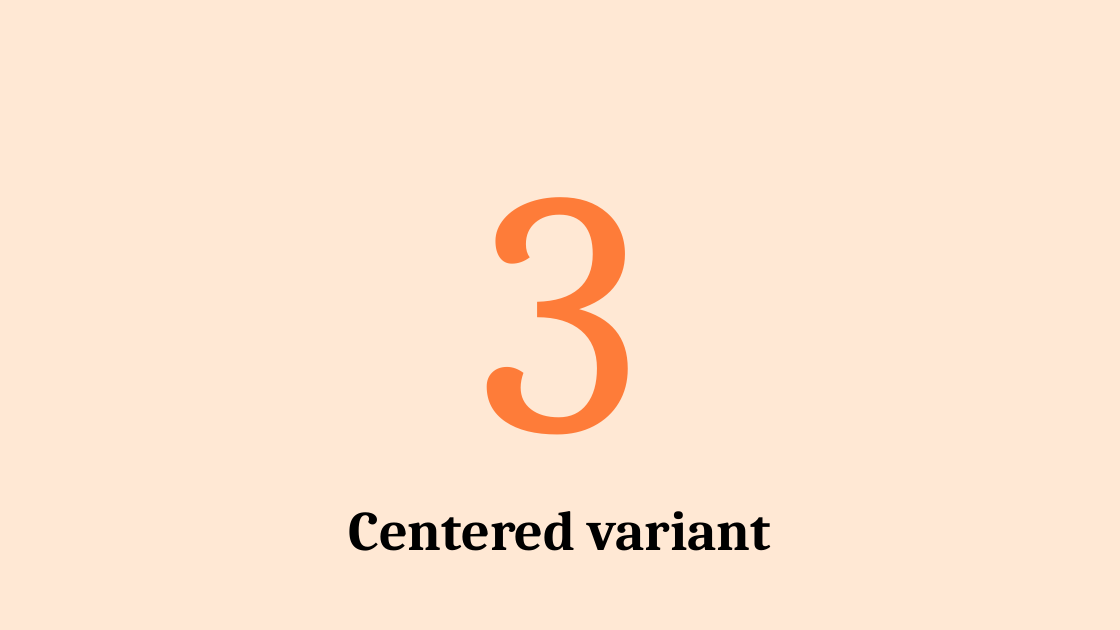
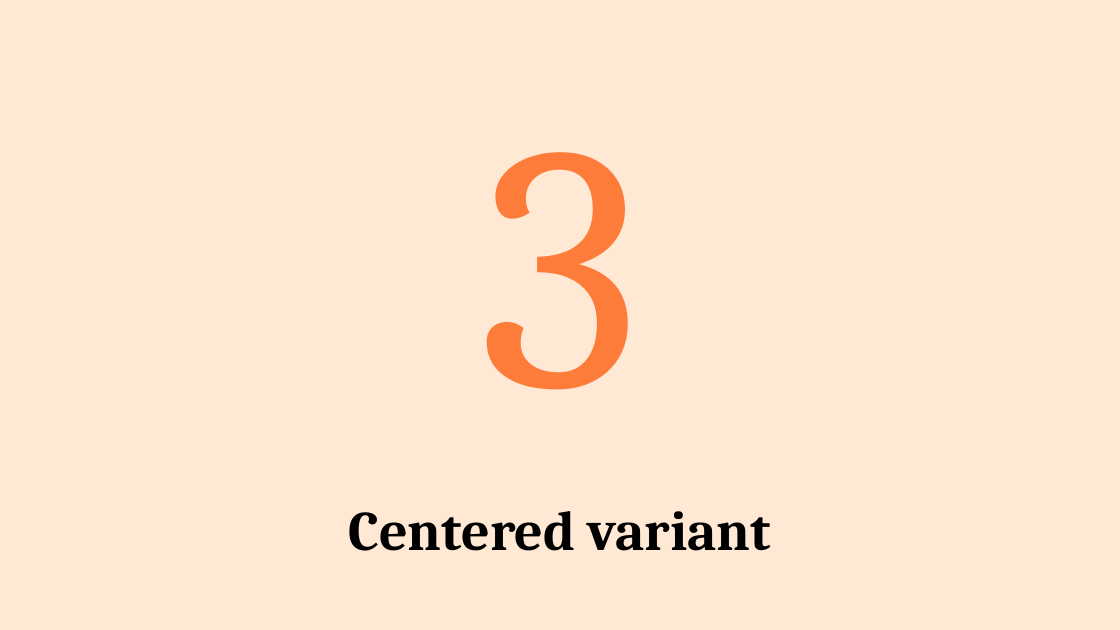
Before and after one commit to JakubNaskretski/pptx-skill-grid, a slide deck: slide 4 of examples/out_v2.pptx. Drawn at 1120x630 pixels with LibreOffice and Linux fonts; fonts in the diff are those of the drawing. Boxes give left, top, right and bottom in pixels: in the first picture for what was removed or moved away, otherwise in the second. Text is boxed around its words. In the diff, an @@ line names an element or a change of style, - is before the commit and + after.

```diff
--- a/examples/out_v2.pptx
+++ b/examples/out_v2.pptx
@@ text "3": place and size @@
-text "3" at box(479, 197, 640, 435)
+text "3" at box(479, 152, 640, 390)
```
Also in this commit, not shown: 3 other slides changed, 6 other files.
